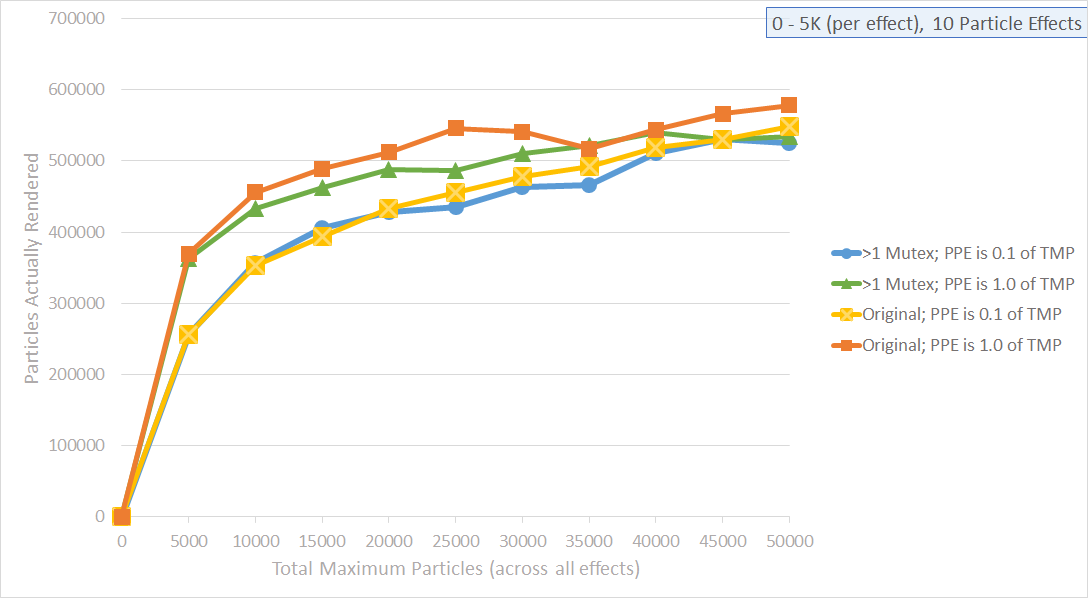
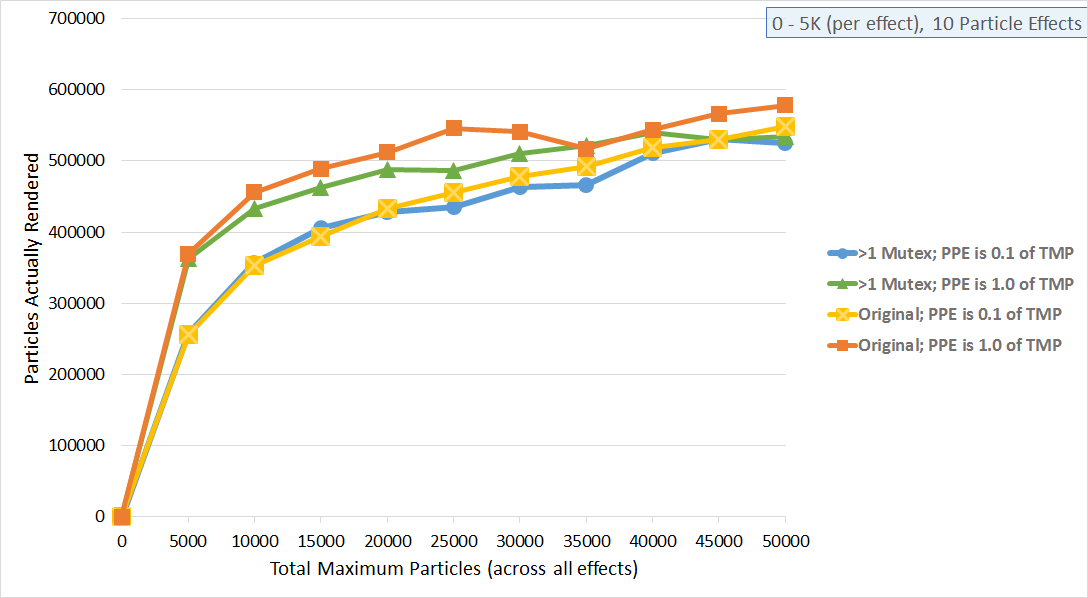
Two versions of the same layered image (1088x598). Layer-by-layer changes:
added layer "Layer 4" above "Layer 3" over [23, 12, 1075, 579]
